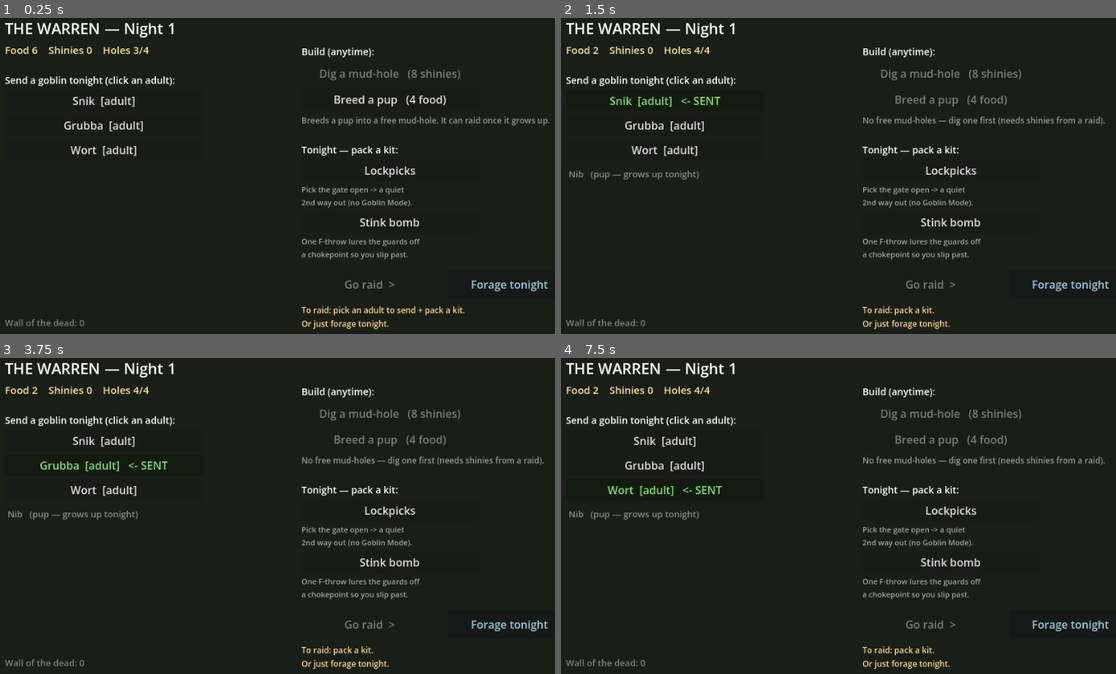
Above: before the commit, frames 1-4 (two rows, left to right).
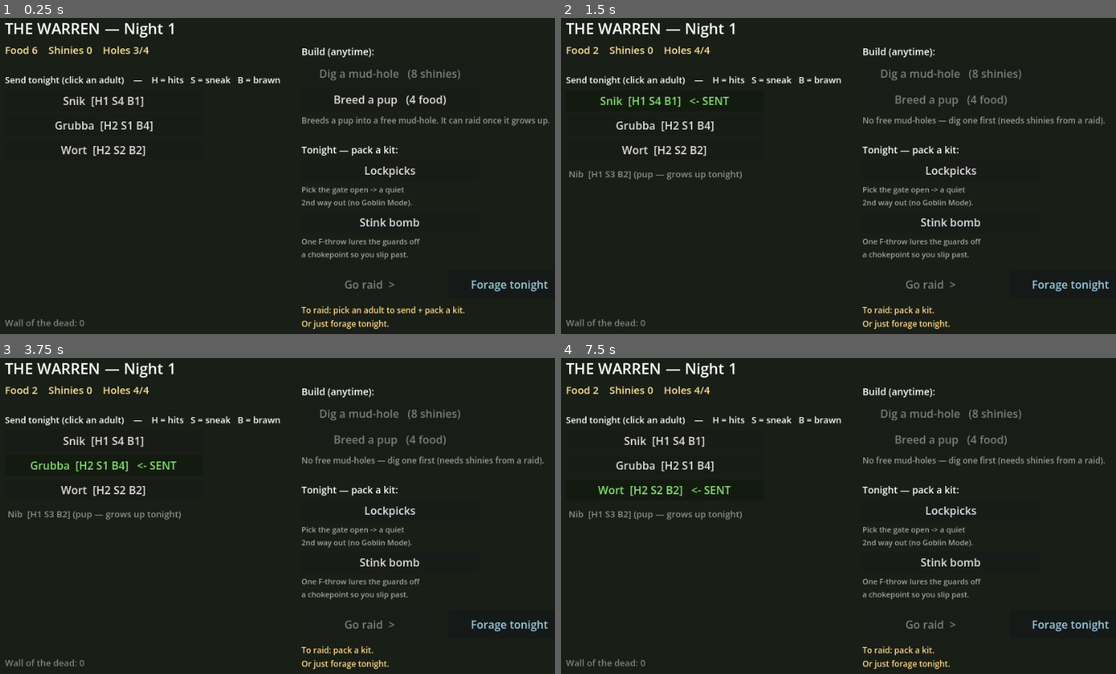
Above: after the commit, the same moments.

Repository: steverowley/goblin-mode
Game: Godot game, scene res://scenes/main.tscn
The game is run twice, just before and just after one commit, with the same random seed, the same clock (stepped at 60 frames per second) and the same inputs.
Inputs (mouse positions are in pixels of both pictures, inside the frame that each line leads up to):
- Up to frame 1 (0.25 s): no input
- Up to frame 2 (1.5 s): click "Breed a pup (4 food)" at 0.5 s; click (666, 100) at 1.25 s, where only the run before the commit has a clickable "Snik [adult]"
- Up to frame 3 (3.75 s): click (105, 440) at 2 s, where only the run before the commit has a clickable "Snik [adult] <- SENT"; click (105, 440) at 2.75 s, where only the run after the commit has a clickable "Snik [H1 S4 B1] <- SENT"; click (105, 465) at 3.5 s, where only the run before the commit has a clickable "Grubba [adult]"
- Up to frame 4 (7.5 s): click (666, 440) at 4.25 s, where only the run after the commit has a clickable "Snik [H1 S4 B1]"; click (666, 465) at 5 s, where only the run after the commit has a clickable "Grubba [H2 S1 B4]"; click (666, 465) at 5.75 s, where only the run before the commit has a clickable "Grubba [adult] <- SENT"; click (666, 465) at 6.5 s, where only the run after the commit has a clickable "Grubba [H2 S1 B4] <- SENT"; click (666, 490) at 7.25 s, where only the run before the commit has a clickable "Wort [adult]"

The runs differ from the first frame. In frame 1, 1.5% of the frame differs, in the area x 0-51%, y 18-44%; in frame 2, 2.0%; in frame 3, 2.0%, in the area x 0-51%, y 18-52%; in frame 4, 2.0%.

Commit message:
feat(raid): goblin stats — Health survives hits, plus Sneak and Brawn
Bite 2a of the stats ladder. Every goblin gets a stat block (Health / Sneak /
Brawn, each 1-4) the raid reads, so WHICH goblin you send matters.

- game_state.gd: goblins carry a `stats` dict; starters skew LOW health so early
  raids reward stealth (combat-readiness comes from gear/meta later). Bred pups +
  the free runt roll random stats for now (genetics is the next bite).
- fun_probe.gd: Health = grabs survived. A guard's grab costs 1 HP; with HP to
  spare the goblin SCRAMBLES FREE (brief i-frames + the guard loses its grip via
  guard.shake_off()) and only at 0 HP is it nabbed (permadeath). Sneak scales the
  noise guards hear (quieter); Brawn eases the heavy-sack drag (player.carry).
  HP shown in the raid HUD.
- warren.gd: the Den shows each goblin's H/S/B so you pick the right one for the job.

Standalone Fun Probe stays byte-identical: no goblin sent -> Health 1 (instant-nab),
neutral Sneak/Brawn, no HUD HP line.

Verified headless: a Health-3 goblin takes 3 grabs to nab (i-frames block
double-hits), Sneak/Brawn map into the raid, the Den geometry stays clean, and
the standalone raid is unchanged.

Refs #11

Co-Authored-By: Claude Opus 4.8 (1M context) <noreply@anthropic.com>

Diff:
--- a/scripts/fun_probe.gd
+++ b/scripts/fun_probe.gd
@@ -62,6 +62,13 @@
 var _stink_pos := Vector2.ZERO
 var _stink_t := 0.0                  # remaining stink-cloud time
 var _sent_name := ""                 # the goblin the Den sent (issue #9); "" when launched directly
+
+# --- Goblin stats the raid reads (Bite 2a). Neutral when launched directly. ---
+const IFRAME_TIME := 1.2             # invulnerable window after wriggling free of a grab
+var _hp := 1                         # sent goblin's Health = grabs it can take before it's nabbed
+var _hp_max := 1
+var _iframe_t := 0.0                 # remaining scramble i-frames
+var _noise_mult := 1.0               # Sneak stat: <1 = quieter to guards (1.0 = neutral/standalone)
 
 var _player: GoblinScript
 var _guards: Array = []       # the tall-folk on patrol (noise routed to all)
@@ -202,7 +209,7 @@
 	_guards.append(scout)
 
 	for g in _guards:
-		g.caught_player.connect(_on_caught)
+		g.caught_player.connect(_on_caught.bind(g))
 		g.spotted.connect(_on_spotted.bind(g))
 	# Footsteps reach every guard's ears through the noise router.
 	_player.noise_made.connect(_emit_noise)
@@ -253,10 +260,20 @@
 	var sent := GameState.sent_goblin()
 	if not sent.is_empty():
 		_sent_name = String(sent.name)
+		var st: Dictionary = sent.get("stats", {})
+		_hp_max = maxi(1, int(st.get("health", 1)))
+		_hp = _hp_max
+		var lo := float(GameState.STAT_MIN)
+		var hi := float(GameState.STAT_MAX)
+		var sneak_t := clampf((float(int(st.get("sneak", 2))) - lo) / (hi - lo), 0.0, 1.0)
+		var brawn_t := clampf((float(int(st.get("brawn", 2))) - lo) / (hi - lo), 0.0, 1.0)
+		_noise_mult = lerpf(1.25, 0.55, sneak_t)       # higher Sneak = quieter
+		_player.carry = lerpf(0.7, 1.8, brawn_t)       # higher Brawn = lugs loot with less drag
 
 func _physics_process(delta: float) -> void:
 	if _state != "play":
 		return
+	_iframe_t = maxf(0.0, _iframe_t - delta)
 
 	# Lit by any still-burning lantern with a CLEAR line to the goblin — duck
 	# behind a wall and that light no longer reaches you (you're in shadow, hidden).
@@ -312,6 +329,10 @@
 	_floaters = _floaters.filter(func(f): return f.life > 0.0)
 	if _tint != null:
 		_tint.visible = (_state == "play" and _player.frenzy)
+	if _player != null:
+		# Flicker while scrambling free — but snap back to opaque the moment the raid
+		# ends, since _iframe_t stops ticking once _state leaves "play".
+		_player.modulate.a = 0.45 if (_iframe_t > 0.0 and _state == "play") else 1.0
 	_update_info()
 	queue_redraw()
 	if _overlay != null:
@@ -345,7 +366,7 @@
 ## (One guard today; a loop over a guard list tomorrow.)
 func _emit_noise(pos: Vector2, loudness: float) -> void:
 	for g in _guards:
-		g.hear_noise(pos, loudness)
+		g.hear_noise(pos, loudness * _noise_mult)
 
 ## Is the goblin lit? Only by a burning lantern within reach AND with no wall
 ## between — so a wall (or a smashed-out lantern) carves a safe pocket of dark.
@@ -526,9 +547,21 @@
 	_stink_t = STINK_TIME
 	_spawn_text(_stink_pos, "*PHWOAR* stink bomb!", Color(0.6, 1.0, 0.3))
 
-func _on_caught() -> void:
-	if _state == "play":
+func _on_caught(g) -> void:
+	if _state != "play":
+		return
+	if _iframe_t > 0.0:
+		g.shake_off()               # already scrambling — re-arm this guard so its catch can't latch defanged
+		return
+	_hp -= 1
+	if _hp <= 0:
 		_lose("NABBED! A great tall-folk fist scoops you up by the scruff.")
+		return
+	# Had health to spare — wriggle free and bolt (brief i-frames; the guard loses its grip).
+	_iframe_t = IFRAME_TIME
+	_player.velocity = Vector2.ZERO
+	_spawn_text(_player.global_position, "GRABBED! -1 (%d left)" % _hp, Color(1, 0.4, 0.4))
+	g.shake_off()
 
 func _on_spotted(g) -> void:
 	if _state == "play":
@@ -608,7 +641,8 @@
 	elif _stink_charges > 0:
 		lines.append("KIT: stink bomb x%d — press F near a chokepoint to lure the guards." % _stink_charges)
 	if _sent_name != "":
-		lines.append("On the line tonight: %s — get 'em home alive." % _sent_name)
+		lines.append("On the line: %s   HP [%s%s]   (get 'em home alive)" % [
+			_sent_name, "#".repeat(_hp), "-".repeat(maxi(0, _hp_max - _hp))])
 	_info.text = "\n".join(lines)
 
 func _meter(v: float, cells: int) -> String:
--- a/scripts/game_state.gd
+++ b/scripts/game_state.gd
@@ -25,6 +25,12 @@
 const BREED_FOOD := 4          # food to breed one pup
 const DIG_SHINIES := 8         # shinies to dig a new mud-hole (+1 capacity)
 const RAID_FOOD := 5           # grub nicked from a farm on a successful raid (raids are the larder)
+
+## Goblin stats (Bite 2a). Each 1..STAT_MAX. Health = hits survived on a raid;
+## Sneak = quieter; Brawn = lugs loot with less drag. Starters skew LOW health so
+## early raids reward stealth — combat-readiness comes from gear/meta later.
+const STAT_MIN := 1
+const STAT_MAX := 4
 
 var schema_version := SCHEMA_VERSION
 var roster: Array = []              # every goblin ever (alive flag marks the living), each a Dictionary
@@ -53,7 +59,11 @@
 	schema_version = SCHEMA_VERSION
 	_next_id = 0
 	_pup_n = 0
-	roster = [_make_goblin("Snik", STAGE_ADULT), _make_goblin("Grubba", STAGE_ADULT), _make_goblin("Wort", STAGE_ADULT)]
+	roster = [
+		_make_goblin("Snik", STAGE_ADULT, {"health": 1, "sneak": 4, "brawn": 1}),    # glass sneak — must ghost
+		_make_goblin("Grubba", STAGE_ADULT, {"health": 2, "sneak": 1, "brawn": 4}),  # loud bruiser
+		_make_goblin("Wort", STAGE_ADULT, {"health": 2, "sneak": 2, "brawn": 2}),    # all-rounder
+	]
 	resources = {"shinies": 0, "food": START_FOOD}
 	unlocks = []
 	chosen_target = {"name": "Millfield Cottage", "difficulty": 1}
@@ -65,10 +75,15 @@
 	last_raid = {}
 	last_event = ""
 
-func _make_goblin(gname: String, stage: String) -> Dictionary:
-	var g := {"id": _next_id, "name": gname, "stage": stage, "alive": true, "best": 0}
+func _make_goblin(gname: String, stage: String, stats: Dictionary) -> Dictionary:
+	var g := {"id": _next_id, "name": gname, "stage": stage, "alive": true, "best": 0, "stats": stats}
 	_next_id += 1
 	return g
+
+## Random starting stats for a fresh recruit (bred pup / free runt). Health skews
+## low for now; genetics (Bite 2b) will replace this with parent inheritance.
+func _random_stats() -> Dictionary:
+	return {"health": randi_range(1, 2), "sneak": randi_range(STAT_MIN, STAT_MAX), "brawn": randi_range(STAT_MIN, STAT_MAX)}
 
 # --- Queries --------------------------------------------------------------
 
@@ -114,7 +129,7 @@
 	if not can_breed():
 		return false
 	resources.food -= BREED_FOOD
-	roster.append(_make_goblin(_pup_name(), STAGE_PUP))
+	roster.append(_make_goblin(_pup_name(), STAGE_PUP, _random_stats()))
 	return true
 
 func set_sent(id: int) -> void:
@@ -179,7 +194,7 @@
 		if g.alive and g.stage == STAGE_PUP:
 			g.stage = STAGE_ADULT
 	if living().is_empty():
-		roster.append(_make_goblin(_pup_name(), STAGE_ADULT))
+		roster.append(_make_goblin(_pup_name(), STAGE_ADULT, _random_stats()))   # a free runt wanders in
 
 func _feat_for(g: Dictionary) -> String:
 	if int(g.get("best", 0)) > 0:
--- a/scripts/guard.gd
+++ b/scripts/guard.gd
@@ -90,6 +90,16 @@
 
 func set_tension(t: float) -> void:
 	_tension = clampf(t, 0.0, 1.0)
+
+## The goblin wriggled out of the grab (it had health to spare). Re-arm the catch
+## and drop to a short search so the player gets a window to leg it.
+func shake_off() -> void:
+	_caught = false
+	if _player != null:
+		last_seen = _player.global_position
+	state = State.SEARCH
+	_search_t = SEARCH_TIME
+	suspicion = 0.9
 
 func _physics_process(delta: float) -> void:
 	_seen = _can_see_player()
--- a/scripts/player.gd
+++ b/scripts/player.gd
@@ -24,6 +24,7 @@
 var is_lit := false
 var sack := 0                    # shinies grabbed (value)
 var weight := 0.0                # sack weight (slows + loudens you)
+var carry := 1.0                 # brawn stat: >1 lugs a heavy sack with less drag/noise (1.0 = neutral)
 var frenzy := false
 var frenzy_timer := 0.0
 var facing := Vector2.RIGHT
@@ -64,7 +65,7 @@
 		speed = FRENZY_SPEED
 	else:
 		var base := SNEAK_SPEED if is_sneaking else WALK_SPEED
-		speed = base * clampf(1.0 - weight * WEIGHT_DRAG, 0.45, 1.0)
+		speed = base * clampf(1.0 - weight * WEIGHT_DRAG / carry, 0.45, 1.0)
 
 	velocity = dir * speed
 	move_and_slide()
@@ -74,7 +75,7 @@
 	if frenzy:
 		noise = 1.0
 	else:
-		var floor_n := clampf(weight * 0.025, 0.0, 0.5)
+		var floor_n := clampf(weight * 0.025 / carry, 0.0, 0.5)
 		if dir != Vector2.ZERO:
 			facing = dir
 			var gain := (0.10 if is_sneaking else 0.45)
--- a/scripts/warren.gd
+++ b/scripts/warren.gd
@@ -57,7 +57,7 @@
 	_build_actions()
 
 func _build_roster() -> void:
-	_lbl("Send a goblin tonight (click an adult):", Vector2(36, 96), 14)
+	_lbl("Send tonight (click an adult)    —    H = hits   S = sneak   B = brawn", Vector2(36, 96), 13)
 	# Adults first (they're the pickable ones), then pups — so a sendable goblin is
 	# always near the top, and the list is capped so it never runs off a big warren.
 	var rows: Array = GameState.adults()
@@ -72,12 +72,12 @@
 		var g: Dictionary = rows[i]
 		if g.stage == GameState.STAGE_ADULT:
 			var sent: bool = (g.id == GameState.sent_id)
-			_btn("%s  [adult]%s" % [g.name, "   <- SENT" if sent else ""],
+			_btn("%s  [%s]%s" % [g.name, _stat_str(g), "   <- SENT" if sent else ""],
 				Vector2(36, ry), Vector2(290, 30),
 				_on_pick_sent.bind(g.id), false,
 				Color(0.6, 1.0, 0.5) if sent else Color.WHITE)
 		else:
-			_lbl("%s   (pup — grows up tonight)" % g.name, Vector2(40, ry + 6), 13, Color(1, 1, 1, 0.5))
+			_lbl("%s  [%s] (pup — grows up tonight)" % [g.name, _stat_str(g)], Vector2(40, ry + 6), 13, Color(1, 1, 1, 0.5))
 		ry += 36
 
 	# Wall of the dead — anchored to a fixed lower-left spot, independent of roster size.
@@ -162,6 +162,10 @@
 
 # --- Tiny builders --------------------------------------------------------
 
+func _stat_str(g: Dictionary) -> String:
+	var s: Dictionary = g.get("stats", {})
+	return "H%d S%d B%d" % [int(s.get("health", 1)), int(s.get("sneak", 2)), int(s.get("brawn", 2))]
+
 func _lbl(text: String, pos: Vector2, size := 14, col := Color.WHITE) -> Label:
 	var l := Label.new()
 	l.text = text
